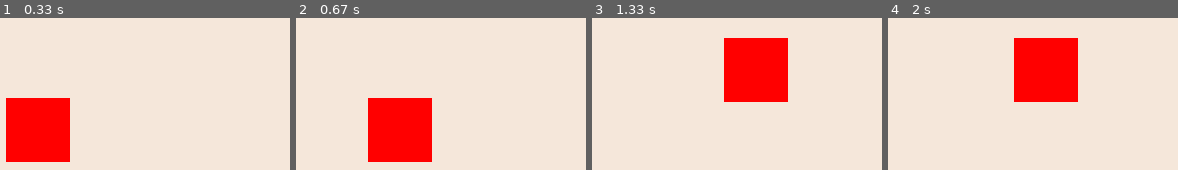
Above: before the commit, frames 1-4 (left to right).
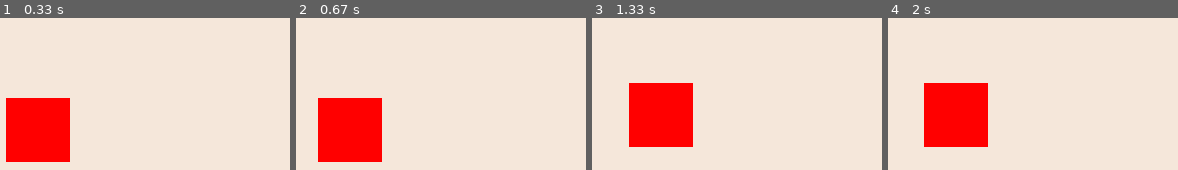
Above: after the commit, the same moments.

Repository: CigBungus/CS-AL
Game: pygame game, started from Computer Science/ms nethercote/unofficial-NEA/bugsjump.py
Two runs of this game, one before a commit and one after it. Both use one fixed random seed, a clock stepped at 60 frames per second and the inputs below.
Inputs:
- Up to frame 1 (0.33 s): no input
- Up to frame 2 (0.67 s): hold D from 0.33 s (still down)
- Up to frame 3 (1.33 s): release D at 0.8 s; hold W 0.83-1.13 s; hold D from 1.17 s (still down)
- Up to frame 4 (2 s): release D at 1.63 s; hold A from 1.67 s (still down)

Frame 1 is identical in both runs. In frame 2, 15% of the frame differs, in the area x 7-47%, y 52-95%; in frame 3, 19%, in the area x 12-68%, y 13-85%; in frame 4, 19%.

Commit message:
Update bugsjump.py

Diff:
--- a/Computer Science/ms nethercote/unofficial-NEA/bugsjump.py
+++ b/Computer Science/ms nethercote/unofficial-NEA/bugsjump.py
@@ -18,7 +18,7 @@
 x = (SCREEN_WIDTH/2)-(width/2)
 y = (SCREEN_HEIGHT/2)-(height/2)
 
-vel = 2
+vel = 0.5
 
 isJump = False
 jumpCount = 10
